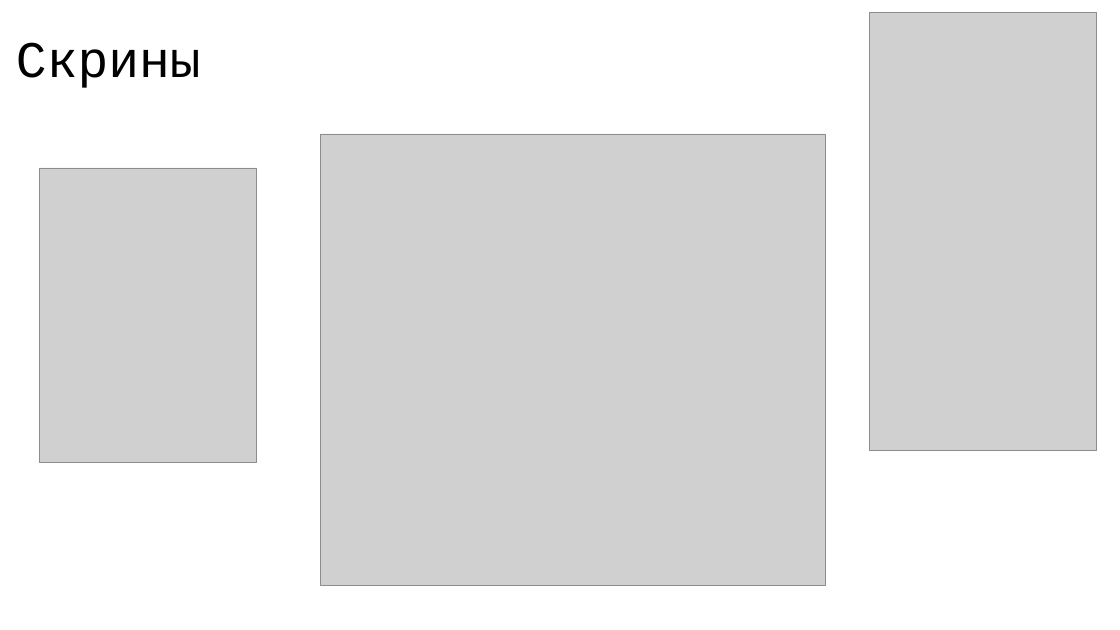
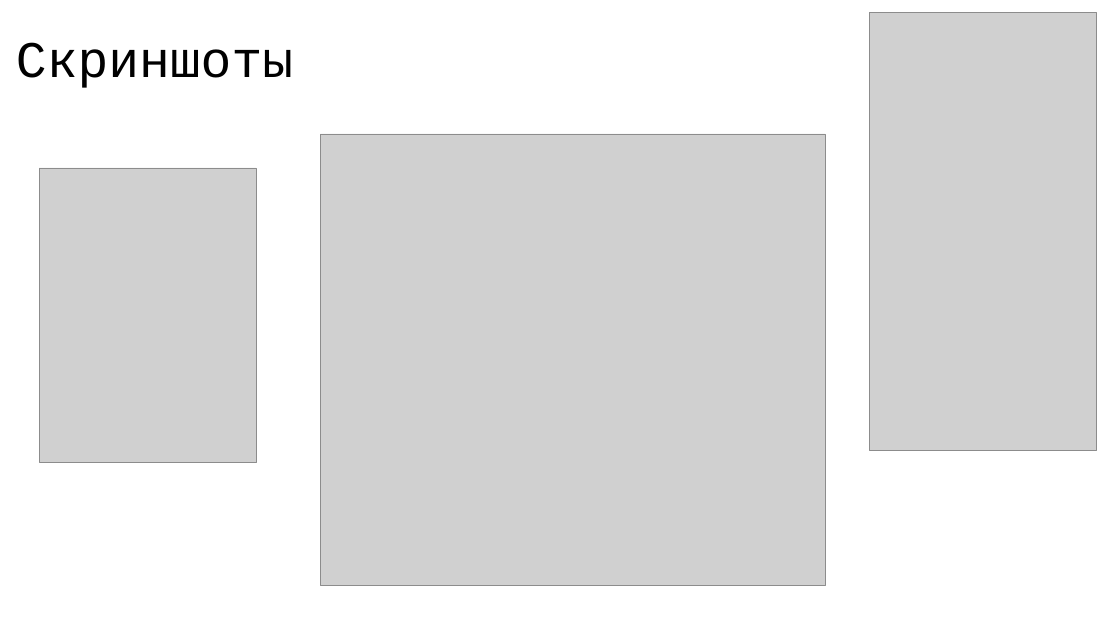
Before and after one commit to PlakIA/CryptoDog-YL, a slide deck: slide 5 of защита/CryptoDog.pptx. Drawn at 1120x630 pixels with LibreOffice and Linux fonts; fonts in the diff are those of the drawing; grey boxes stand for pictures. Boxes give left, top, right and bottom in pixels: in the first picture for what was removed or moved away, otherwise in the second. Text is boxed around its words. In the diff, an @@ line names an element or a change of style, - is before the commit and + after.

```diff
--- a/защита/CryptoDog.pptx
+++ b/защита/CryptoDog.pptx
@@ title at box(16, 42, 293, 88): text changed @@
-Скрины
+Скриншоты
```
Also in this commit, not shown: 1 other slide changed, 1 other file.
